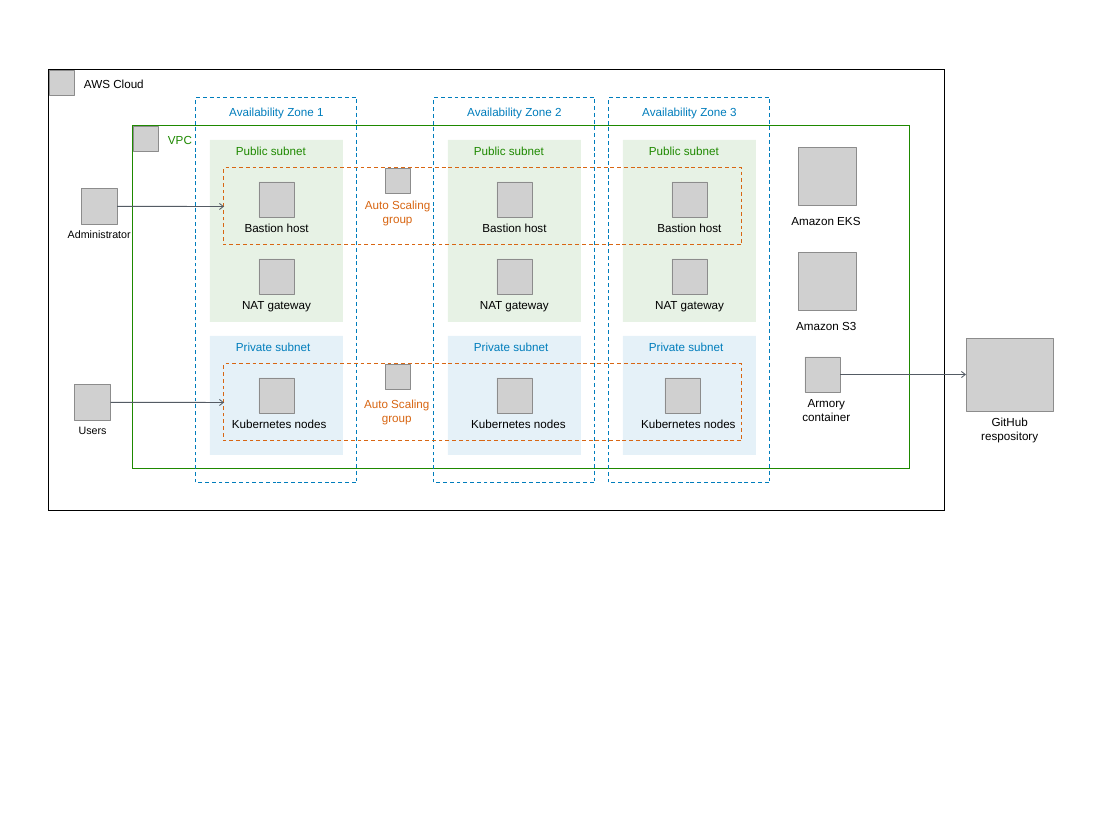
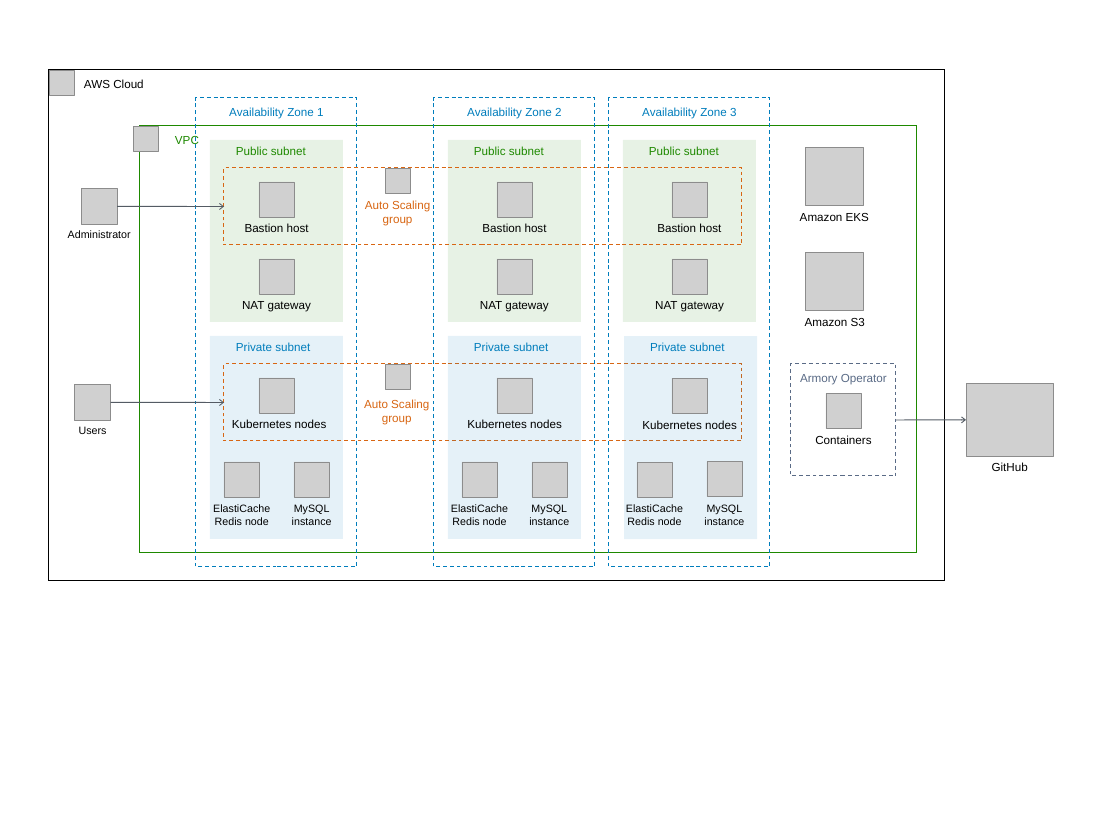
Before and after one commit to mcgonagle/quickstart-armory-enterprise, a slide deck: slide 1 of docs/images/armory-architecture.pptx. Drawn at 1120x840 pixels with LibreOffice and Linux fonts; fonts in the diff are those of the drawing; grey boxes stand for pictures; background and template pictures are left out. Boxes give left, top, right and bottom in pixels: in the first picture for what was removed or moved away, otherwise in the second. Text is boxed around its words. In the diff, an @@ line names an element or a change of style, - is before the commit and + after.

```diff
--- a/docs/images/armory-architecture.pptx
+++ b/docs/images/armory-architecture.pptx
@@ rectangle "AWS Cloud": place and size @@
-rectangle "AWS Cloud" at <box>49,70,945,511</box>
+rectangle "AWS Cloud" at <box>49,70,945,581</box>
@@ rectangle "Availability Zone 1": place and size @@
-rectangle "Availability Zone 1" at <box>196,98,357,483</box>
+rectangle "Availability Zone 1" at <box>196,98,357,567</box>
@@ rectangle "Availability Zone 2": place and size @@
-rectangle "Availability Zone 2" at <box>434,98,595,483</box>
+rectangle "Availability Zone 2" at <box>434,98,595,567</box>
@@ rectangle "Availability Zone 3": place and size @@
-rectangle "Availability Zone 3" at <box>609,98,770,483</box>
+rectangle "Availability Zone 3" at <box>609,98,770,567</box>
@@ rectangle "VPC": place and size @@
-rectangle "VPC" at <box>133,126,910,469</box>
+rectangle "VPC" at <box>140,126,917,553</box>
@@ text "Amazon EKS": place and size @@
-text "Amazon EKS" at <box>791,217,860,225</box>
+text "Amazon EKS" at <box>800,213,869,221</box>
@@ text "Amazon S3": place and size @@
-text "Amazon S3" at <box>796,322,856,330</box>
+text "Amazon S3" at <box>805,318,865,326</box>
@@ rectangle "Private subnet": place and size @@
-rectangle "Private subnet" at <box>210,336,343,455</box>
+rectangle "Private subnet" at <box>210,336,343,539</box>
@@ rectangle "Private subnet": place and size @@
-rectangle "Private subnet" at <box>448,336,581,455</box>
+rectangle "Private subnet" at <box>448,336,581,539</box>
@@ rectangle "Private subnet": place and size @@
-rectangle "Private subnet" at <box>623,336,756,455</box>
+rectangle "Private subnet" at <box>624,336,757,539</box>
@@ 3 pictures: place and size @@
-3 pictures at <box>665,147,856,413</box>
+3 pictures at <box>672,147,863,413</box>
@@ rectangle added at <box>791,364,896,476</box>, outline #5A6B86 1 pt dashed, 12 pt, text #5A6B86 @@
+Armory Operator
@@ picture: place and size @@
-picture at <box>966,338,1054,411</box>
+picture at <box>966,384,1054,456</box>
@@ text "Kubernetes nodes": place and size @@
-text "Kubernetes nodes" at <box>471,419,566,428</box>
+text "Kubernetes nodes" at <box>467,419,562,428</box>
@@ picture: place and size @@
-picture at <box>805,357,840,392</box>
+picture at <box>826,393,861,428</box>
@@ text at <box>815,435,871,444</box>: text changed @@
-Armory container
+Containers
@@ arrow moved from (840, 374) - (966, 374) to (896, 420) - (966, 420) @@
@@ picture added at <box>224,462,259,497</box> @@
@@ picture added at <box>294,462,329,497</box> @@
@@ picture added at <box>462,462,497,497</box> @@
@@ picture added at <box>532,462,567,497</box> @@
@@ picture added at <box>637,462,672,497</box> @@
@@ picture added at <box>707,462,742,497</box> @@
@@ text at <box>992,462,1028,471</box>: text changed @@
-GitHub respository
+GitHub
@@ text added at <box>213,504,270,525</box>, 11 pt, text #000000 @@
+ElastiCache Redis node
@@ text added at <box>292,504,332,525</box>, 11 pt, text #000000 @@
+MySQL
+instance
@@ text added at <box>451,504,508,525</box>, 11 pt, text #000000 @@
+ElastiCache Redis node
@@ text added at <box>529,504,569,525</box>, 11 pt, text #000000 @@
+MySQL
+instance
@@ text added at <box>626,504,683,525</box>, 11 pt, text #000000 @@
+ElastiCache Redis node
@@ text added at <box>704,504,744,525</box>, 11 pt, text #000000 @@
+MySQL
+instance
```
Also in this commit, not shown: 4 other files.
